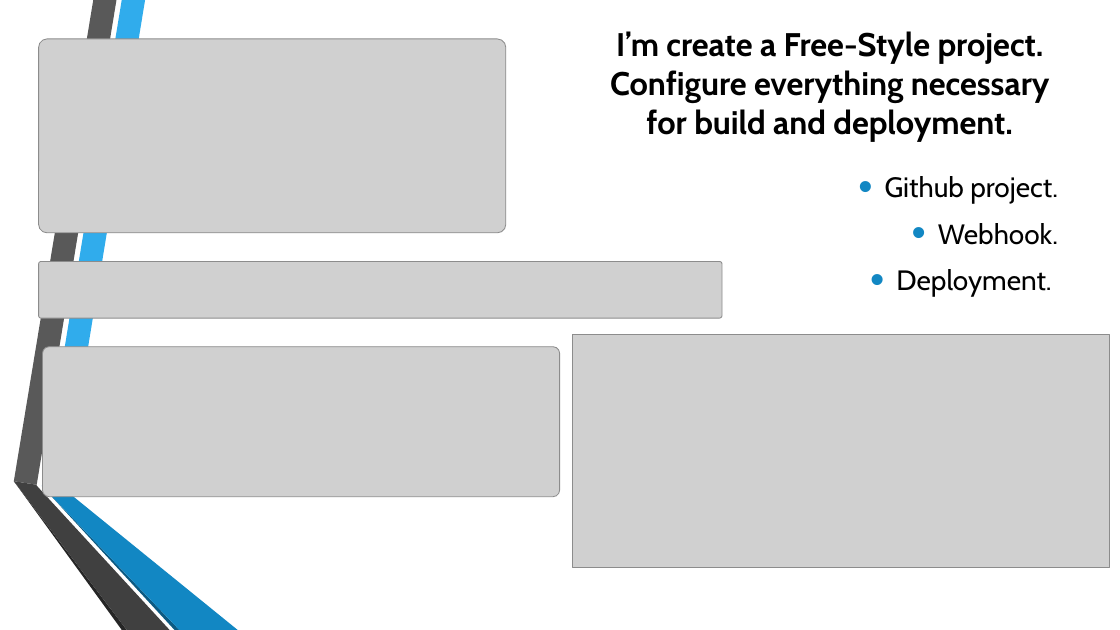
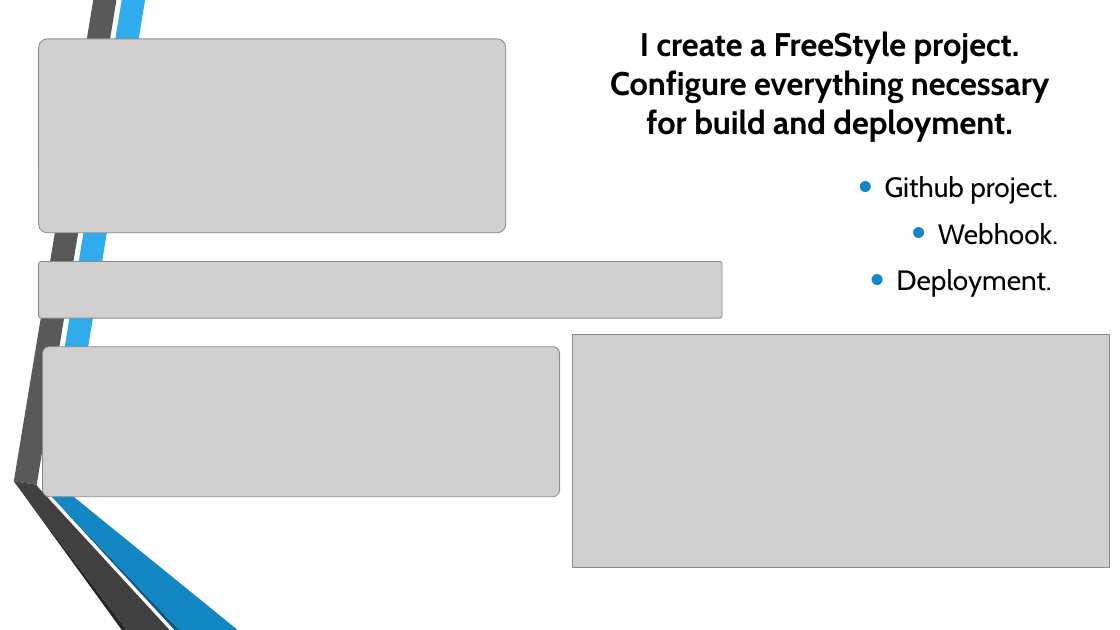
Before and after one commit to devilinpijama/spring_boot_app, a slide deck: slide 8 of Presentation and CV/DevOps - Rakivnenko D.N. - EPAM.pptx (slide 9 before the commit). Drawn at 1120x630 pixels with LibreOffice and Linux fonts; fonts in the diff are those of the drawing; grey boxes stand for pictures; background and template pictures are left out. Boxes give left, top, right and bottom in pixels: in the first picture for what was removed or moved away, otherwise in the second. Text is boxed around its words. In the diff, an @@ line names an element or a change of style, - is before the commit and + after.

```diff
--- a/Presentation and CV/DevOps - Rakivnenko D.N. - EPAM.pptx
+++ b/Presentation and CV/DevOps - Rakivnenko D.N. - EPAM.pptx
@@ title at (610,31,1050,142): text changed @@
-I’m create a Free-Style project. Configure everything necessary for build and deployment.
+I create a FreeStyle project. Configure everything necessary for build and deployment.
```
Also in this commit, not shown: 3 other slides changed, 4 slides added, 4 slides removed, 1 other file.
